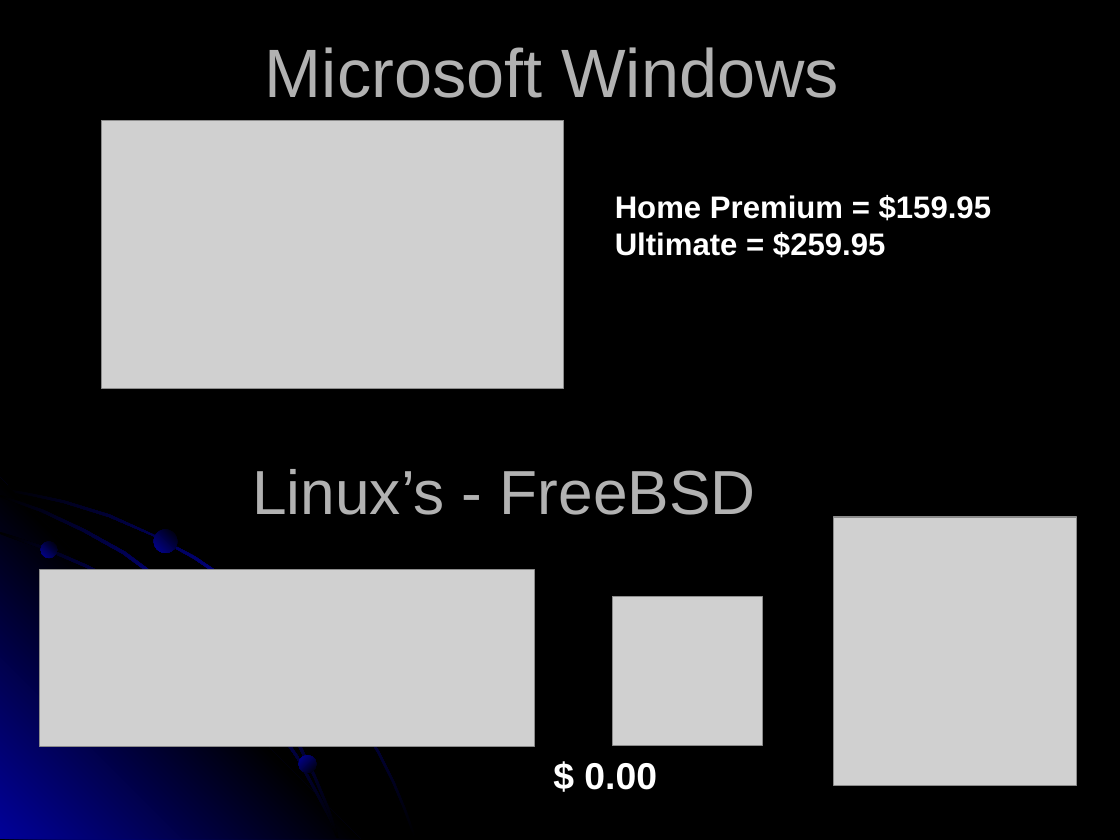
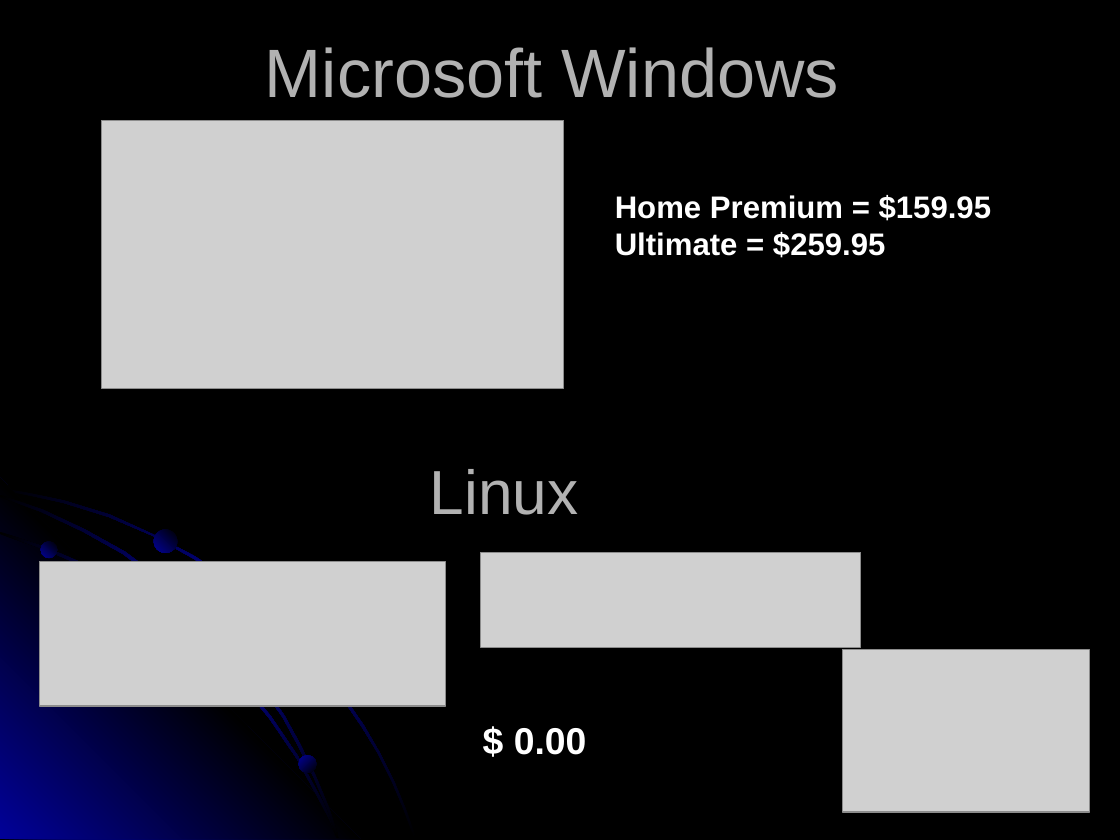
Before and after one commit to ghuttemann/sw-libre-aa, a slide deck: slide 11 of AikuaaPora.ppt. Drawn at 1120x840 pixels with LibreOffice and Linux fonts; fonts in the diff are those of the drawing; grey boxes stand for pictures. Boxes give left, top, right and bottom in pixels: in the first picture for what was removed or moved away, otherwise in the second. Text is boxed around its words. In the diff, an @@ line names an element or a change of style, - is before the commit and + after.

```diff
--- a/AikuaaPora.ppt
+++ b/AikuaaPora.ppt
@@ text at <box>430,469,579,515</box>: text changed @@
-Linux’s - FreeBSD
+Linux
@@ picture: place and size @@
-picture at <box>39,570,534,747</box>
+picture at <box>39,561,445,706</box>
@@ picture: place and size @@
-picture at <box>613,596,762,745</box>
+picture at <box>480,552,860,647</box>
@@ picture: place and size @@
-picture at <box>833,517,1076,785</box>
+picture at <box>842,650,1089,812</box>
@@ text "$ 0.00": place and size @@
-text "$ 0.00" at <box>584,763,657,790</box>
+text "$ 0.00" at <box>514,728,587,755</box>
```
Also in this commit, not shown: 7 other slides changed.
